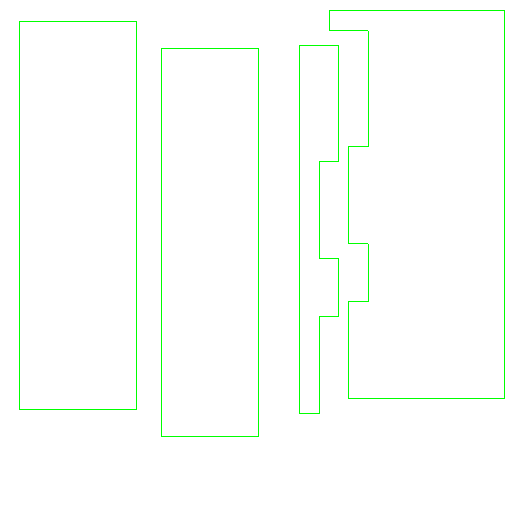
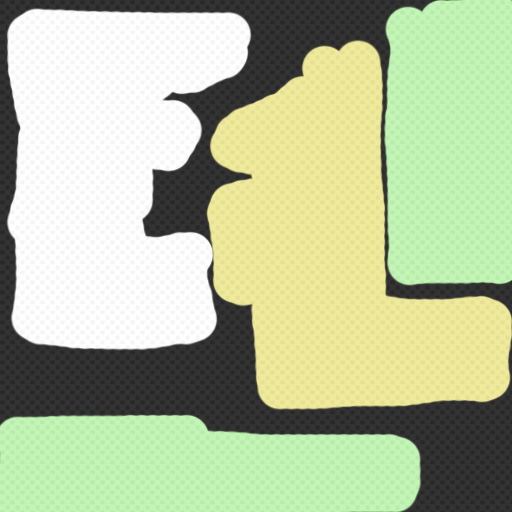
Layered file, before and after one edit (512×512). Changes by layer:
added layer "Layer 3" (20%) above "Layer 2" over <box>0,0,512,512</box>
painted on "Layer 2" over <box>0,0,512,512</box>
painted on "Layer 1" over <box>0,0,512,512</box>
painted on "Layer 0" over <box>10,10,510,506</box>
